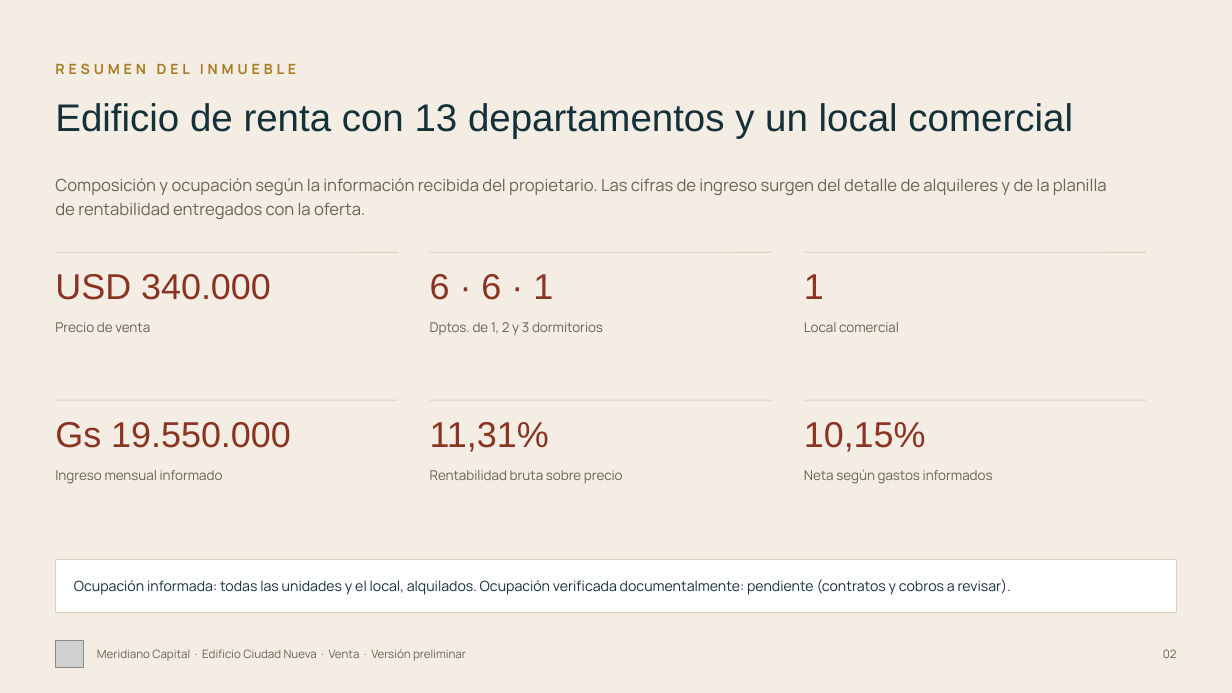
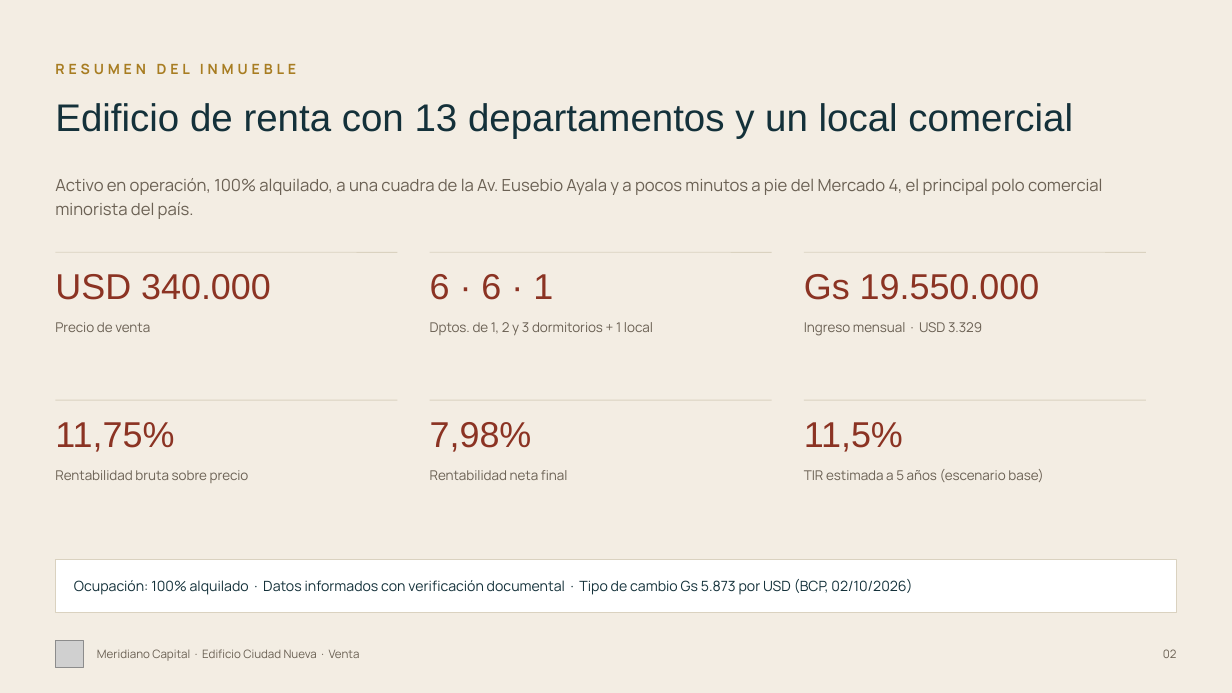
Before and after one commit to juanjosecastillo608/Meridiano-Capital, a slide deck: slide 2 of projects/edificio-ciudad-nueva/entregables/Edificio_Ciudad_Nueva_Meridiano_FINAL.pptx. Drawn at 1232x693 pixels with LibreOffice and Linux fonts; fonts in the diff are those of the drawing; grey boxes stand for pictures. Boxes give left, top, right and bottom in pixels: in the first picture for what was removed or moved away, otherwise in the second. Text is boxed around its words. In the diff, an @@ line names an element or a change of style, - is before the commit and + after.

```diff
--- a/projects/edificio-ciudad-nueva/entregables/Edificio_Ciudad_Nueva_Meridiano_FINAL.pptx
+++ b/projects/edificio-ciudad-nueva/entregables/Edificio_Ciudad_Nueva_Meridiano_FINAL.pptx
@@ text at (55,178,1102,219): text changed @@
-Composición y ocupación según la información recibida del propietario. Las cifras de ingreso surgen del detalle de alquileres y de la planilla de rentabilidad entregados con la oferta.
+Activo en operación, 100% alquilado, a una cuadra de la Av. Eusebio Ayala y a pocos minutos a pie del Mercado 4, el principal polo comercial minorista del país.
@@ text at (804,274,1040,300): text changed @@
-1
+Gs 19.550.000
@@ text at (430,322,653,335): text changed @@
-Dptos. de 1, 2 y 3 dormitorios
+Dptos. de 1, 2 y 3 dormitorios + 1 local
@@ text at (804,322,982,336): text changed @@
-Local comercial
+Ingreso mensual · USD 3.329
@@ text at (55,422,174,452): text changed @@
-Gs 19.550.000
+11,75%
@@ text at (430,422,532,452): text changed @@
-11,31%
+7,98%
@@ text at (804,422,903,452): text changed @@
-10,15%
+11,5%
@@ text at (55,470,249,483): text changed @@
-Ingreso mensual informado
+Rentabilidad bruta sobre precio
@@ text at (430,470,568,480): text changed @@
-Rentabilidad bruta sobre precio
+Rentabilidad neta final
@@ text at (804,469,1043,482): text changed @@
-Neta según gastos informados
+TIR estimada a 5 años (escenario base)
@@ text at (74,579,912,595): text changed @@
-Ocupación informada: todas las unidades y el local, alquilados. Ocupación verificada documentalmente: pendiente (contratos y cobros a revisar).
+Ocupación: 100% alquilado · Datos informados con verificación documental · Tipo de cambio Gs 5.873 por USD (BCP, 02/10/2026)
@@ text at (97,649,360,661): text changed @@
-Meridiano Capital · Edificio Ciudad Nueva · Venta · Versión preliminar
+Meridiano Capital · Edificio Ciudad Nueva · Venta
```
Also in this commit, not shown: 9 other slides changed, 5 slides added, 2 slides removed, 35 other files.
